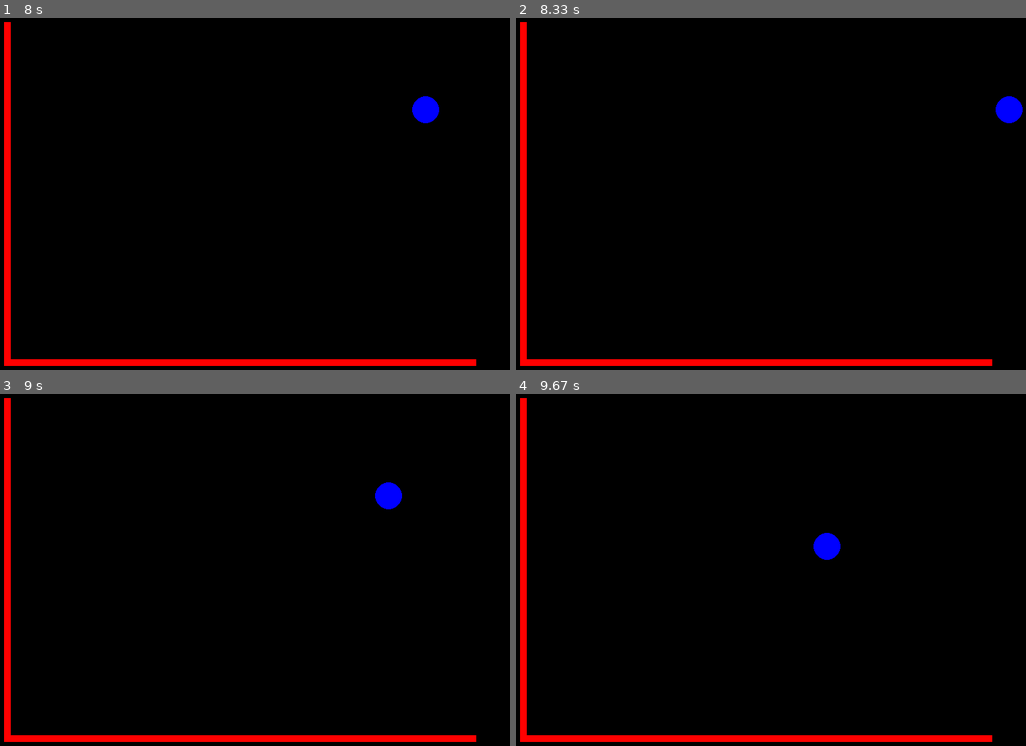
Above: before the commit, frames 1-4 (two rows, left to right).
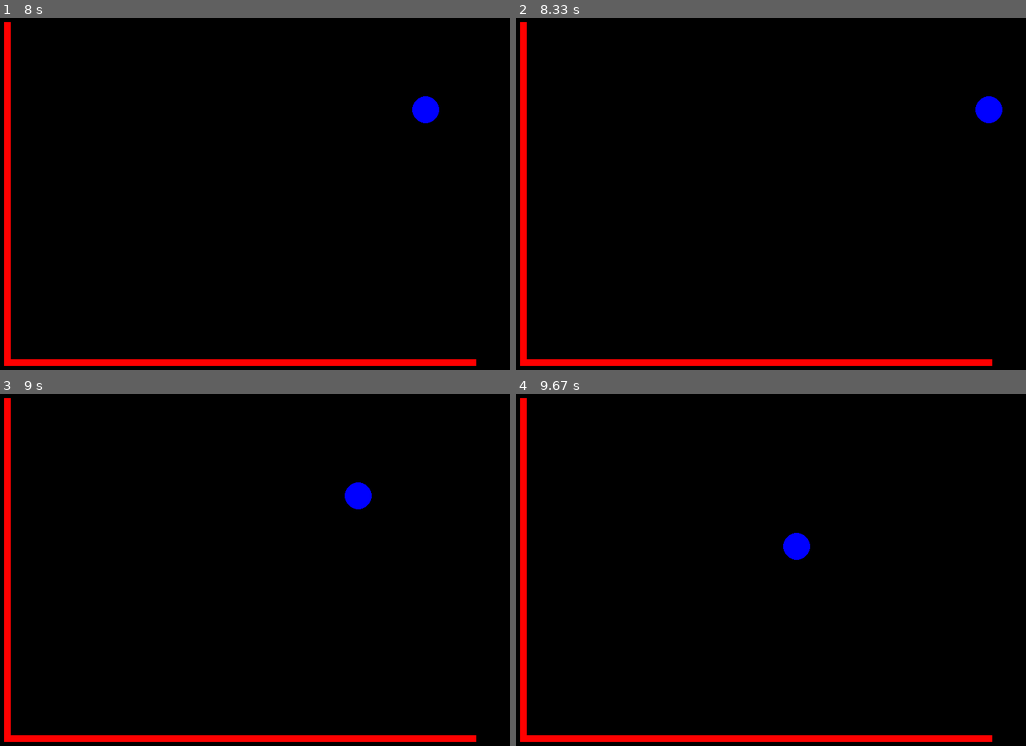
Above: after the commit, the same moments.

Repository: zhoubw/hackers-and-slashers
Game: pygame game, started from vonsfolder/pygame_demo_von.py
Same seed, same stepped clock (60 frames per second), same inputs: the game is played once before the commit and once after it. The source is Python 2; it was converted automatically to run under Python 3.
Inputs:
- Up to frame 1 (8 s): hold Up 0.33-0.8 s; hold Right 0.83-1.47 s; hold Down 1.5-1.87 s; hold Left 1.9-2.37 s; hold Right 2.4-2.87 s; hold Up 2.9-3.2 s; hold Right 3.23-3.7 s; hold Left 3.73-4.27 s; hold Down 4.3-4.6 s; hold Left 4.63-5.03 s; hold Up 5.07-5.43 s; hold Right 5.47-6.1 s; hold Down 6.13-6.5 s; hold Left 6.53-7 s; hold Right 7.03-7.5 s; hold Up 7.53-7.83 s; hold Right from 7.87 s (still down)
- Up to frame 2 (8.33 s): keep holding Right
- Up to frame 3 (9 s): release Right at 8.33 s; hold Left 8.37-8.9 s; hold Down from 8.93 s (still down)
- Up to frame 4 (9.67 s): release Down at 9.23 s; hold Left from 9.27 s (still down)

Frame 1 is identical in both runs. In frame 2, 0.5% of the frame differs, in the area x 90-100%, y 22-30%; in frame 3, 0.6%, in the area x 67-79%, y 25-33%; in frame 4, 0.6%.

Commit message:
Thickening walls
The walls have not gotten thicker, but the player is not able to go
through them anymore! :+1:

Diff:
--- a/vonsfolder/pygame_demo_von.py
+++ b/vonsfolder/pygame_demo_von.py
@@ -59,6 +59,14 @@
         elif event.type == pygame.KEYDOWN:
             if event.key == pygame.K_ESCAPE:
                 running = False
+    if player.pos[0] < 60:
+        player.pos[0] = 70
+    if player.pos[0] > 740:
+        player.pos[0] = 730
+    if player.pos[1] < 60:
+        player.pos[1] = 70
+    if player.pos[1] > 540:
+        player.pos[1] = 530
     window.fill((0,0,0))
 
     player.movement()
